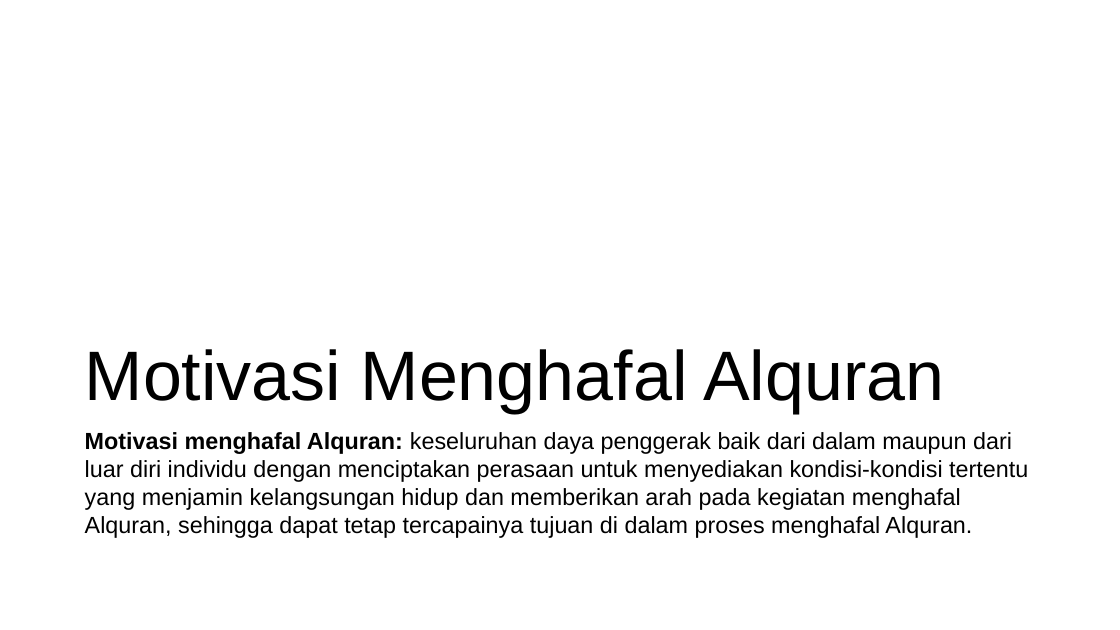
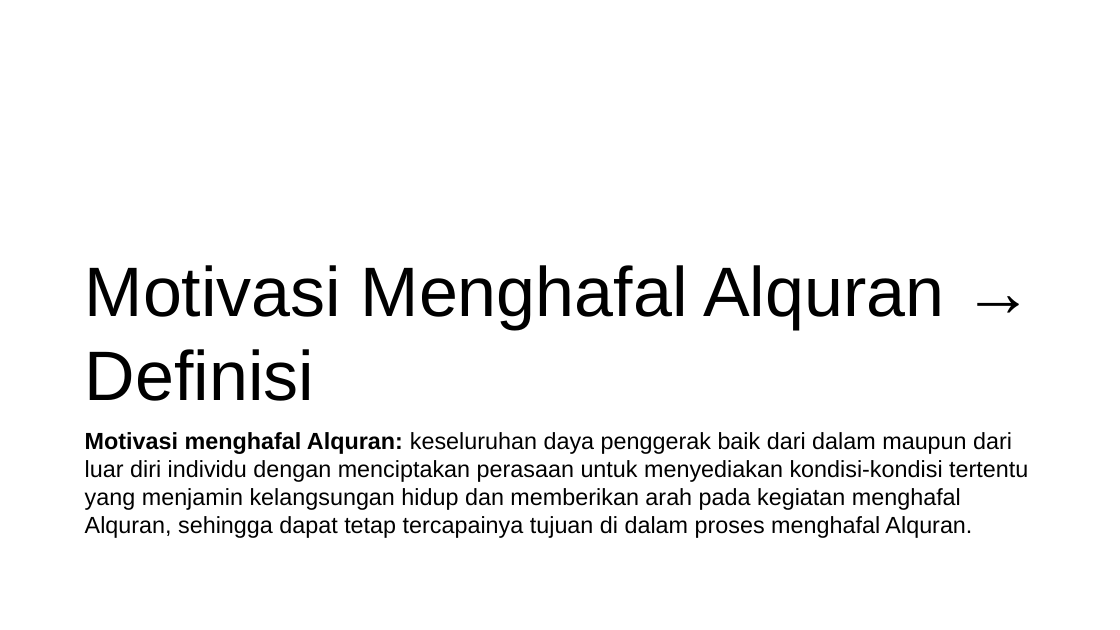
Before and after one commit to mzaini30/skripsi, a slide deck: slide 25 of seminar proposal.pptx. Drawn at 1120x630 pixels with LibreOffice and Linux fonts; fonts in the diff are those of the drawing; background and template pictures are left out. Boxes give left, top, right and bottom in pixels: in the first picture for what was removed or moved away, otherwise in the second. Text is boxed around its words. In the diff, an @@ line names an element or a change of style, - is before the commit and + after.

```diff
--- a/seminar proposal.pptx
+++ b/seminar proposal.pptx
@@ title at <box>85,265,944,401</box>: text changed @@
-Motivasi Menghafal Alquran
+Motivasi Menghafal Alquran → Definisi
```
Also in this commit, not shown: 2 other slides changed, 6 slides added.
